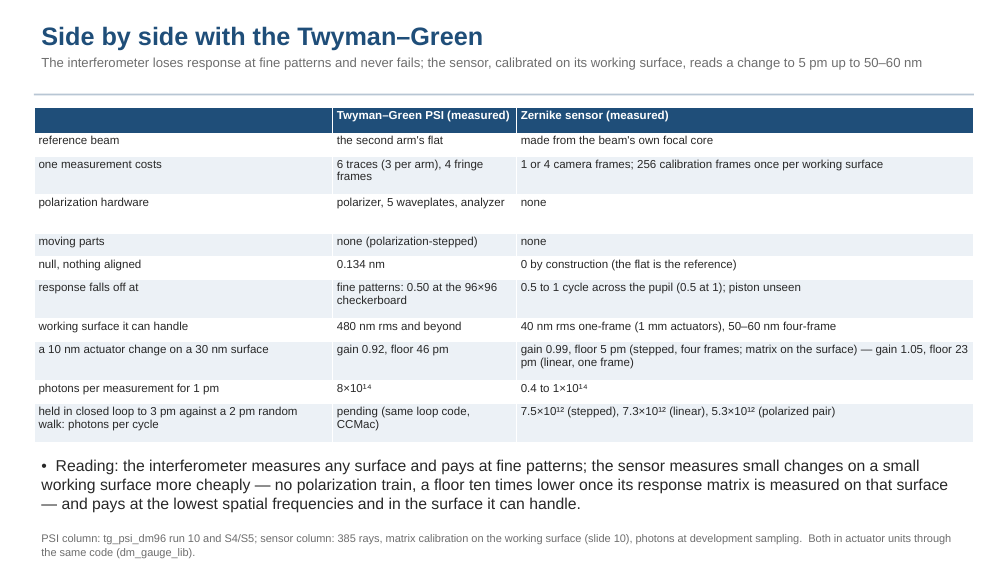
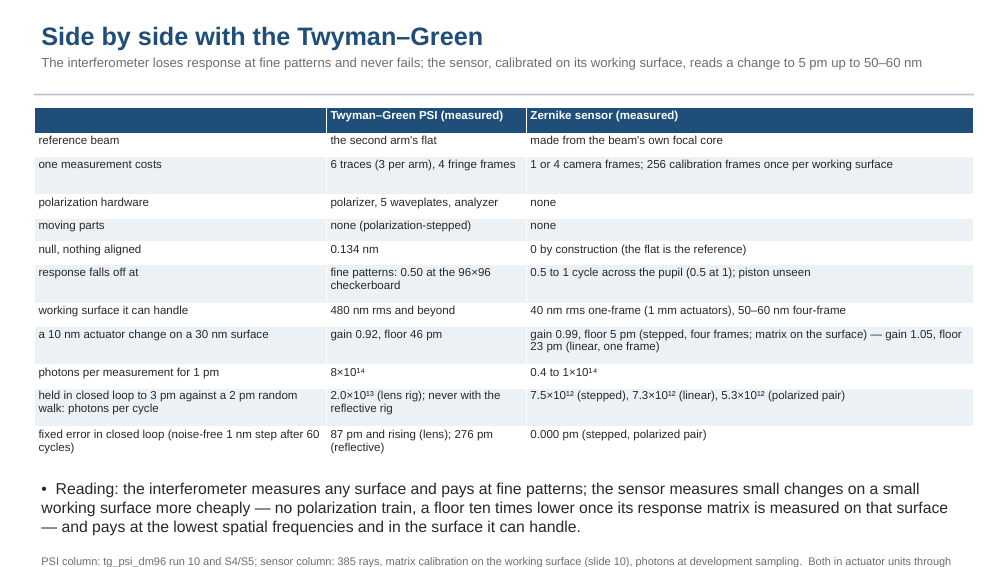
Before and after one commit to nasa-jpl/macos, a slide deck: slide 18 of demo_session/deck_zwfs.pptx (slide 17 before the commit). Drawn at 1008x567 pixels with LibreOffice and Linux fonts; fonts in the diff are those of the drawing. Boxes give left, top, right and bottom in pixels: in the first picture for what was removed or moved away, otherwise in the second. Text is boxed around its words. In the diff, an @@ line names an element or a change of style, - is before the commit and + after.

```diff
--- a/demo_session/deck_zwfs.pptx
+++ b/demo_session/deck_zwfs.pptx
@@ table at box(34, 107, 975, 464) @@
-row 11: held in closed loop to 3 pm against a 2 pm random walk: photons per cycle | pending (same loop code, CCMac) | 7.5×10¹² (stepped), 7.3×10¹² (linear), 5.3×10¹² (polarized pair)
+row 11: held in closed loop to 3 pm against a 2 pm random walk: photons per cycle | 2.0×10¹³ (lens rig); never with the reflective rig | 7.5×10¹² (stepped), 7.3×10¹² (linear), 5.3×10¹² (polarized pair)
+row 12: fixed error in closed loop (noise-free 1 nm step after 60 cycles) | 87 pm and rising (lens); 276 pm (reflective) | 0.000 pm (stepped, polarized pair)
@@ text "• Reading: the interferometer measures ...": place and size @@
-text "• Reading: the interferometer measures ..." at box(41, 459, 949, 513)
+text "• Reading: the interferometer measures ..." at box(41, 482, 949, 536)
@@ text "PSI column: tg_psi_dm96 run 10 ..." rewrapped from box(41, 534, 951, 558) to box(41, 557, 951, 567) @@
```
Also in this commit, not shown: 1 other slide changed, 1 slide added, 2 other files.
